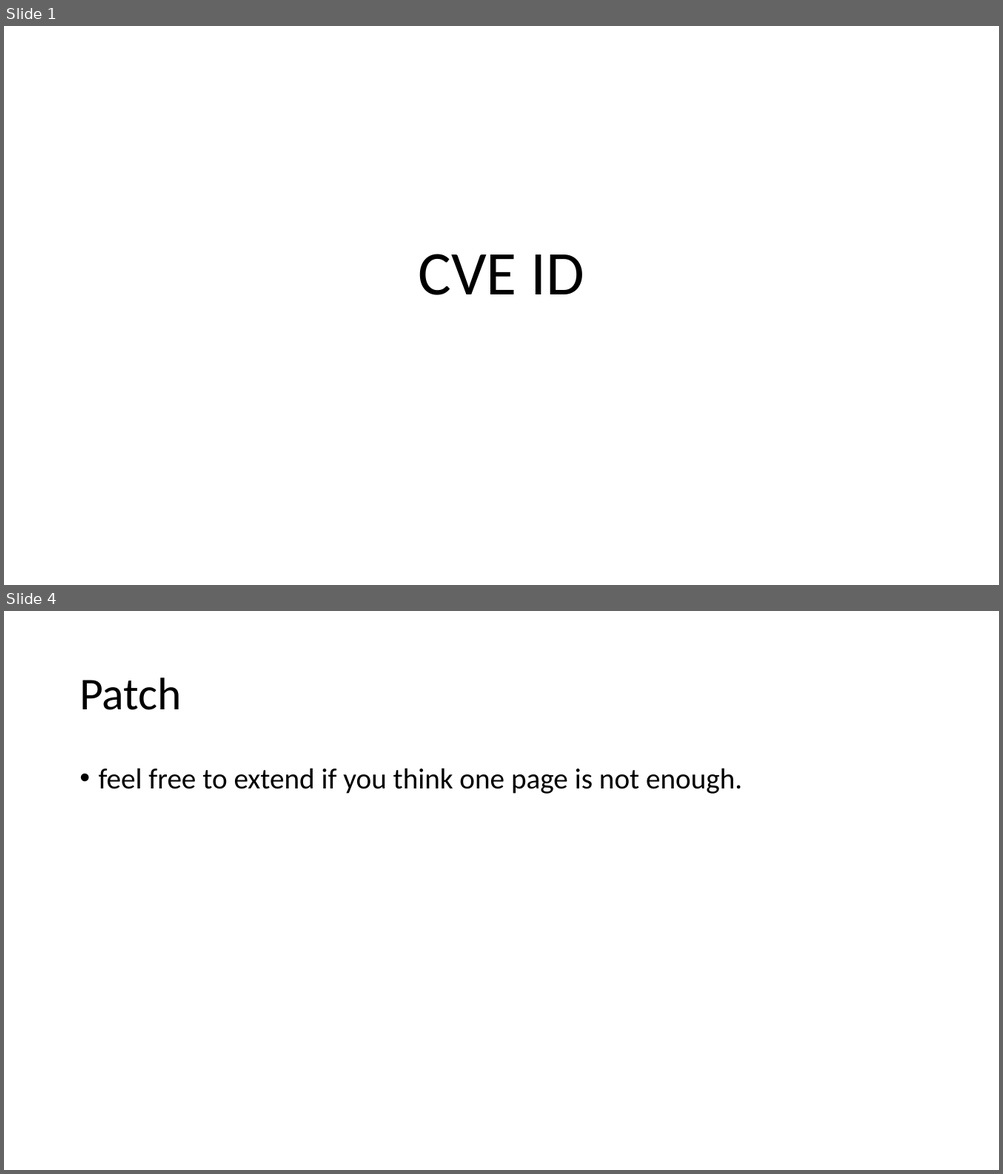
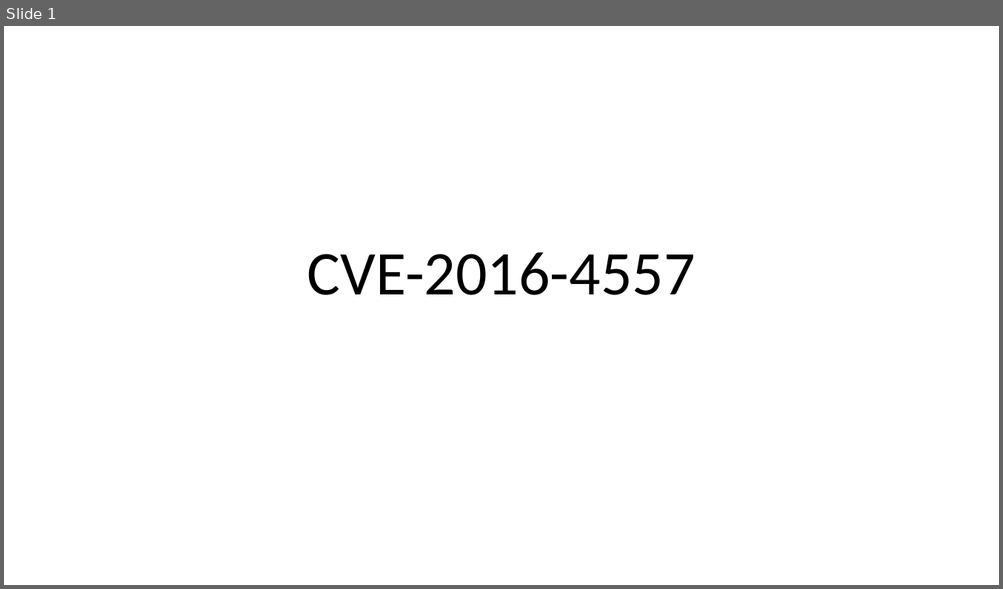
Before and after one commit to mudongliang/Kernel_Vulnerabilities, a slide deck: UAF/2016/CVE-2016-4557.pptx. Shown one above the other, each under a label of ours: slides 1 and 4 before the commit, slide 1 after it; the slides between them are not shown. The pictures are 1003x1174 and 1003x589 pixels, drawn with LibreOffice and Linux fonts; fonts in the diff are those of the drawing. Boxes give left, top, right and bottom in pixels: in the first picture for what was removed or moved away, otherwise in the second. Text is boxed around its words. In the diff, an @@ line names an element or a change of style, - is before the commit and + after.

```diff
--- a/UAF/2016/CVE-2016-4557.pptx
+++ b/UAF/2016/CVE-2016-4557.pptx
@@ slide 4 removed at <box>4,611,999,1170</box>, background #FFFFFF @@
@@ title removed at <box>79,678,182,710</box> @@
-Patch
@@ text removed at <box>99,768,742,794</box> @@
-• feel free to extend if you think one page is not enough.
@@ slide 1 changed as well @@
@@ title at <box>307,252,695,295</box>: text changed @@
-CVE ID
+CVE-2016-4557
```
Also in this commit, not shown: 2 other slides changed, 4 slides added, 1 other slide removed, 3 other files.
